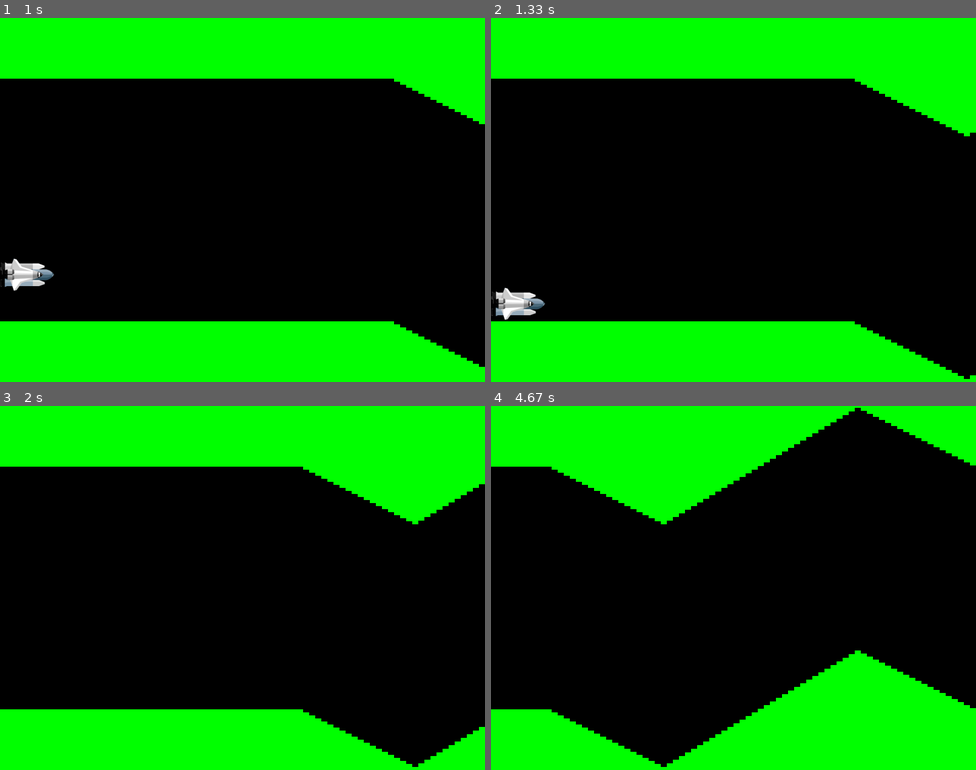
Above: before the commit, frames 1-4 (two rows, left to right).
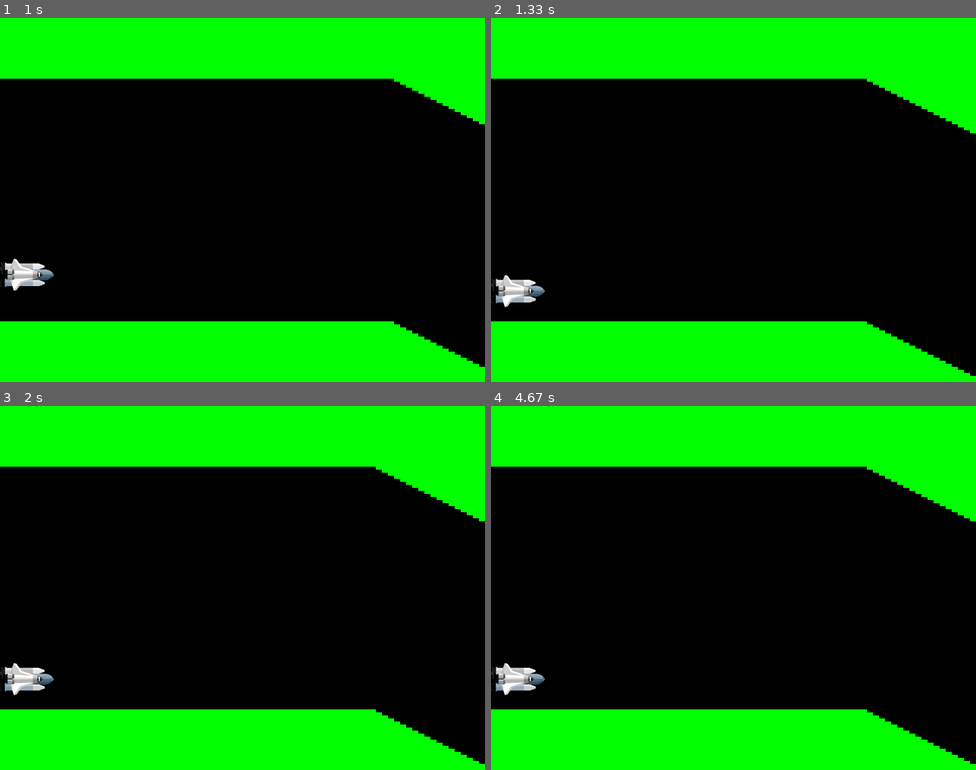
Above: after the commit, the same moments.

Repository: deviankim/pygame9
Game: pygame game, started from 01-cave/10.py
The game is run twice, just before and just after one commit, with the same random seed, the same clock (stepped at 60 frames per second) and the same inputs.
Inputs:
- Up to frame 1 (1 s): tap Space at 0.33, 0.73 s
- Up to frame 2 (1.33 s): tap Space at 1.03 s
- Up to frame 3 (2 s): no input
- Up to frame 4 (4.67 s): no input

Frame 1 is identical in both runs. In frame 2, 1.6% of the frame differs, in the area x 0-100%, y 16-100%; in frame 3, 5.4%; in frame 4, 18%, in the area x 0-100%, y 0-100%.

Commit message:
10 game_over 시 게임 진행 되지 않게 조건문 처리

Diff:
--- a/01-cave/10.py
+++ b/01-cave/10.py
@@ -31,25 +31,26 @@
             elif event.type == KEYDOWN and event.key == K_SPACE:
                 is_space_down = True
 
-        velocity += -3 if is_space_down else 3
-        ship_y += velocity
+        if not game_over:  # 게임오버가 아닌 경우에만 게임이 진행되도록 조건 지정
+            # 여기서부터
+            velocity += -3 if is_space_down else 3
+            ship_y += velocity
 
-        edge = holes[-1].copy()
-        test = edge.move(0, slope)
-        if test.top <= 0 or test.bottom >= 600:
-            slope = randint(1, 6) * (-1 if slope > 0 else 1)
+            edge = holes[-1].copy()
+            test = edge.move(0, slope)
+            if test.top <= 0 or test.bottom >= 600:
+                slope = randint(1, 6) * (-1 if slope > 0 else 1)
 
-        edge.move_ip(10, slope)
-        holes.append(edge)
+            edge.move_ip(10, slope)
+            holes.append(edge)
 
-        del holes[0]
-        holes = [x.move(-10, 0) for x in holes]
+            del holes[0]
+            holes = [x.move(-10, 0) for x in holes]
 
-        if holes[0].top > ship_y or \
-                holes[0].bottom < ship_y + 80:
-            game_over = True
-
-        print('game_over:', game_over)
+            if holes[0].top > ship_y or \
+                    holes[0].bottom < ship_y + 80:
+                game_over = True
+            # 여기까지 들여쓰기(탭)을 한다.
 
         SURFACE.fill((0, 255, 0))
 
